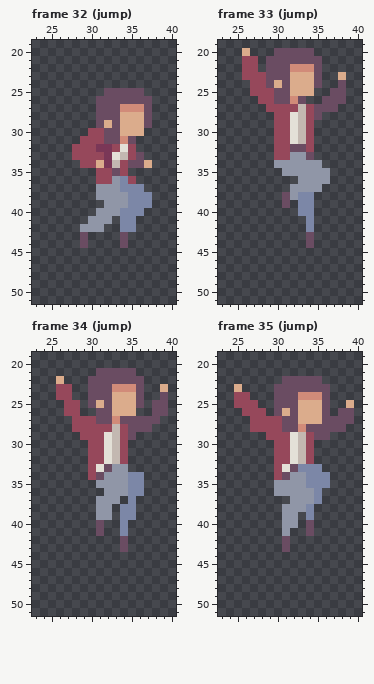
File history of a pixel-art file, assets/player/player.aseprite. That is the earlier state.
64x64 pixels, 67 frames. Shown: frame 32 (jump): x 23..40, y 19..51; frame 33 (jump): x 23..40, y 19..51; frame 34 (jump): x 23..40, y 19..51; frame 35 (jump): x 23..40, y 19..51. The commit also changed other frames, which this record leaves out.
Now the later version:
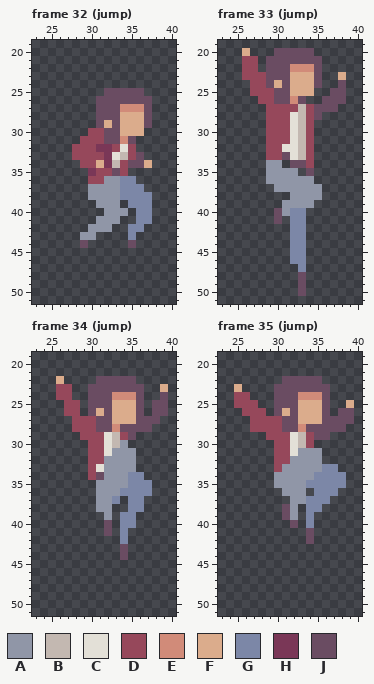
Palette (. is transparent): A #9096a7  B #c3b8b1  C #e3e0d7  D #96485b  E #d18b79  F #dbac8c  G #7c87a7  H #7a3757  J #6a4c62
Commit: Enhanced the jump mechanic with the animation
The edit:
Frame 32 (jump), layers "new body", "new front leg", "new back leg":
y 35: x 30 . -> H
y 36: x 30 . -> D; x 32 D -> A; x 35 D -> G
y 37: x 30 . -> A
y 38: x 30 . -> A; x 34 A -> G
y 39: x 31 . -> A; x 34 A -> .
y 40: x 31 A -> .; x 34..35 GG -> A.; x 37 . -> G
y 41: x 30 A -> .; x 33..37 .GG.. -> A..GG
y 42: x 29 A -> .; x 32 . -> A; x 34 G -> .; x 36 . -> G
y 43: x 29..30 J. -> AA; x 34..35 J. -> .G
y 44: x 34..35 J. -> .J
Frame 33 (jump):
y 28..31: x 29 . -> D
y 32: x 29 . -> D; x 31..33 DJJ -> CCB
y 33: x 29 . -> D; x 31..34 DAAJ -> JCBD
y 34: x 29 . -> A; x 31..35 AAAAA -> .JJD.
y 35: x 29..30 .. -> AA; x 33..36 AAAA -> .J..
y 36: x 29..32 .... -> AAAA; x 35..36 AA -> ..
y 37: x 30..31 .. -> AA
y 38: x 31 J -> .; x 33..35 GG. -> AAA
y 39: x 31..34 J.GG -> AAAA
y 40: x 30..32 ... -> JAG; x 34 G -> .
y 41: x 30 . -> J; x 32..34 ..G -> GG.
y 42: x 32..34 ..G -> GG.
y 43..44: x 32..34 ..J -> GG.
y 45..46: x 32..33 .. -> GG
y 47: x 33 . -> G
y 48..50: x 33 . -> J
Frame 34 (jump):
y 21: x 31..35 JJJJJ -> .....
y 22: x 30 J -> .; x 36 J -> .
y 23: x 33..35 EEE -> JJJ
y 24: x 33..35 FFF -> EEE
y 25: x 31 F -> J
y 26: x 30..31 .J -> JF; x 36 . -> J
y 27: x 33..35 EJJ -> FFF
y 28: x 31..34 DDBD -> JJEJ
y 30: x 34 D -> A
y 31: x 33..35 BD. -> AAA
y 32: x 32..35 CBD. -> AAAA
y 33: x 32 J -> A; x 35 . -> A
y 35: x 37 . -> G
y 36: x 31 . -> A; x 34 A -> G; x 37 . -> G
y 37: x 33 A -> G; x 36 . -> G
y 38: x 34 G -> .; x 36 . -> G
y 39: x 31 A -> .
y 40: x 31..32 J. -> .J; x 35 . -> G
y 41: x 31..32 J. -> .J
y 42: x 34 J -> G
y 44: x 34 . -> J
Frame 35 (jump):
y 31: x 33..35 BD. -> AAA
y 32: x 32..35 CBD. -> AAAA
y 33: x 31..37 CJGGG.. -> AAAAAGG
y 34: x 30..31 DJ -> AA; x 34 G -> A; x 37..38 .. -> GG
y 35: x 37..38 .. -> GG
y 36: x 30 A -> .; x 34 A -> .; x 36..37 .. -> GG
y 37: x 34 A -> G; x 36 . -> G
y 38: x 31 A -> J; x 33 A -> .; x 35 . -> G
y 39: x 31 A -> J
y 40: x 31..32 AA -> .J; x 34 J -> G
y 41: x 31 A -> .
y 42: x 31 J -> .; x 34 . -> J
y 43: x 31 J -> .
